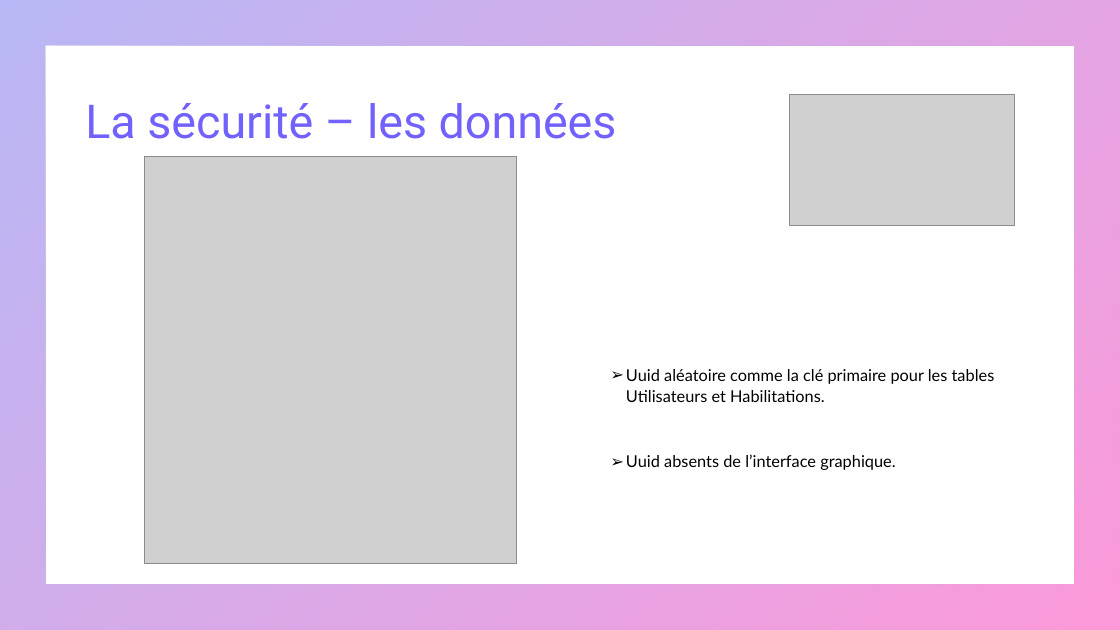
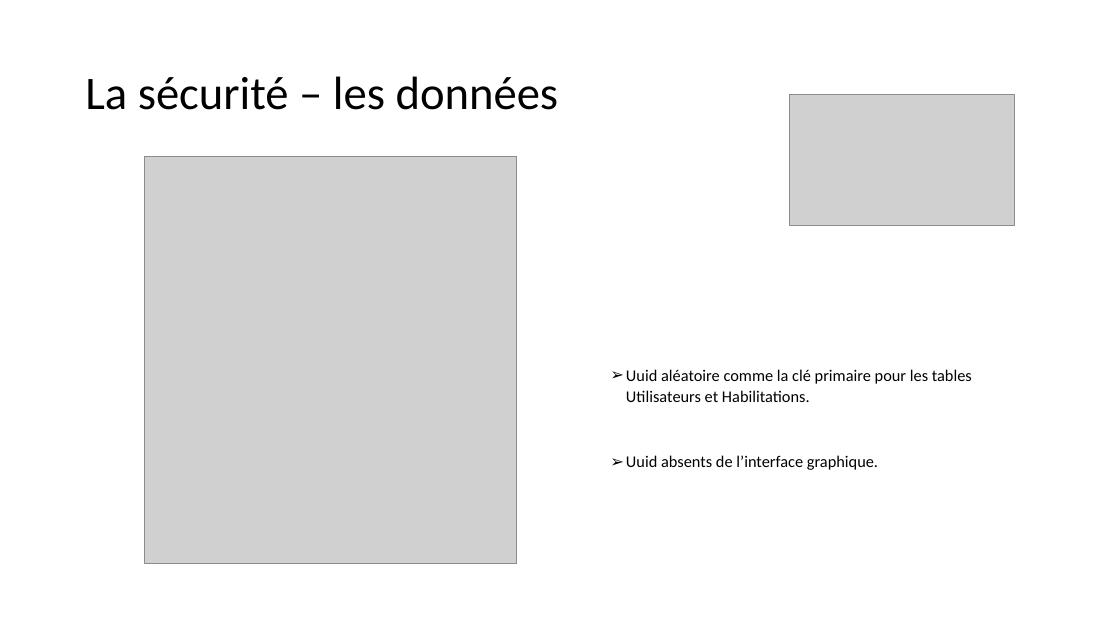
Before and after one commit to mapette/sos_immo_backend, a slide deck: slide 21 of doc/présentation V4 - commentaires.pptx. Drawn at 1120x630 pixels with LibreOffice and Linux fonts; fonts in the diff are those of the drawing; grey boxes stand for pictures. Boxes give left, top, right and bottom in pixels: in the first picture for what was removed or moved away, otherwise in the second. Text is boxed around its words. In the diff, an @@ line names an element or a change of style, - is before the commit and + after.

```diff
--- a/doc/présentation V4 - commentaires.pptx
+++ b/doc/présentation V4 - commentaires.pptx
@@ frame removed at <box>0,0,1120,630</box> @@
@@ title "La sécurité – les données": place and size @@
-title "La sécurité – les données" at <box>85,103,617,139</box>
+title "La sécurité – les données" at <box>85,76,559,110</box>
@@ title "La sécurité – les données" at <box>85,76,559,110</box>: font Roboto to Calibri, text colour gradient #7162FE to #F900A0 to #000000 @@
@@ text "Uuid aléatoire comme la clé ..." at <box>626,369,972,470</box>: font Lato to Calibri @@
```
Also in this commit, not shown: 23 other slides changed, 1 slide added, 1 other file.
